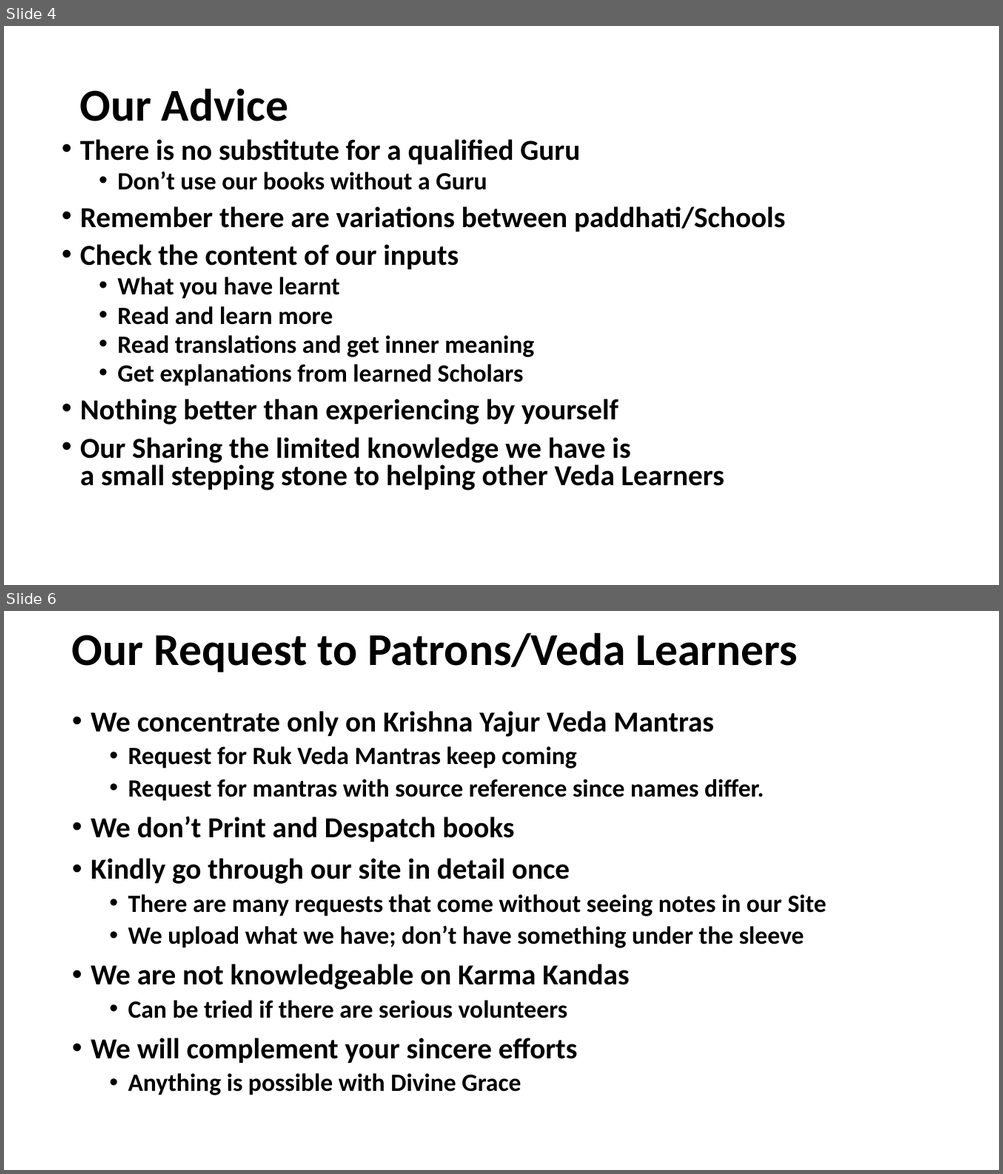
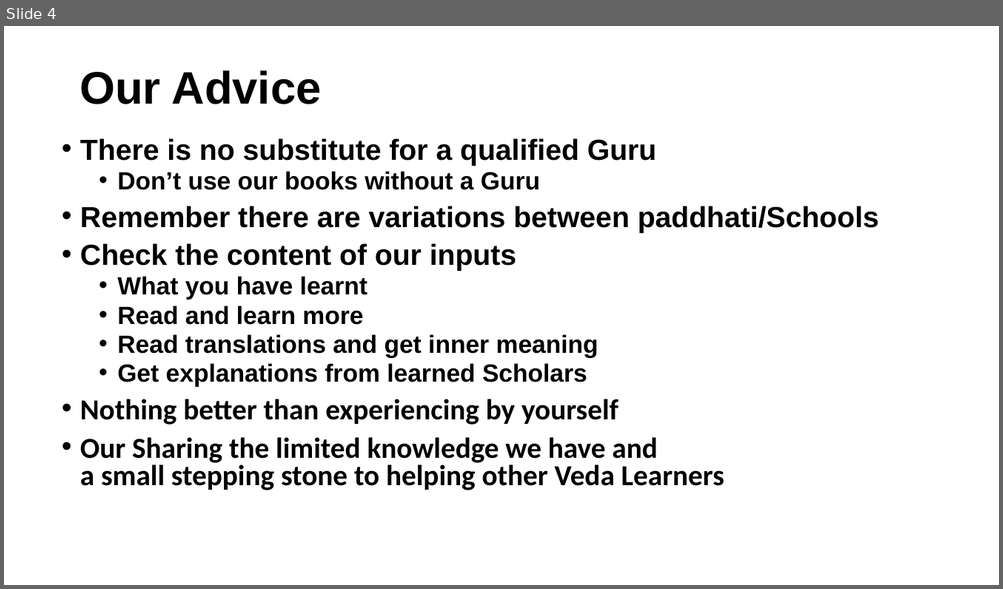
Before and after one commit to KYVeda/texts, a slide deck: Veda Lectures/Veda VMS Lectures Intro.pptx. Shown one above the other, each under a label of ours: slides 4 and 6 before the commit, slide 4 after it; the slides between them are not shown. The pictures are 1003x1174 and 1003x589 pixels, drawn with LibreOffice and Linux fonts; fonts in the diff are those of the drawing. Boxes give left, top, right and bottom in pixels: in the first picture for what was removed or moved away, otherwise in the second. Text is boxed around its words. In the diff, an @@ line names an element or a change of style, - is before the commit and + after.

Commit message:
TS 4.5 Template and other padam,kramam corr 28/01/2021

```diff
--- a/Veda Lectures/Veda VMS Lectures Intro.pptx
+++ b/Veda Lectures/Veda VMS Lectures Intro.pptx
@@ slide 6 removed at (4,611,999,1170), background #FFFFFF @@
@@ title removed at (72,632,798,672) @@
-Our Request to Patrons/Veda Learners
@@ text removed at (91,711,826,1096) @@
-• We concentrate only on Krishna Yajur Veda Mantras
-  • Request for Ruk Veda Mantras keep coming
-  • Request for mantras with source reference since names differ.
-• We don’t Print and Despatch books
-• Kindly go through our site in detail once
-  • There are many requests that come without seeing notes in our Site
-  • We upload what we have; don’t have something under the sleeve
-• We are not knowledgeable on Karma Kandas
-  • Can be tried if there are serious volunteers
-• We will complement your sincere efforts
-  • Anything is possible with Divine Grace
@@ slide 4 changed as well @@
@@ title "Our Advice" at (79,70,321,104): font Calibri to Arial @@
@@ text at (80,138,879,387): font Calibri to Arial in "There is no substitute for a qualified ...", "Don’t use our books without a Guru", "Remember there are variations between paddhati/Schools", "Check the content of our inputs" and 4 more places @@
@@ text at (80,437,724,491): text changed @@
-• Our Sharing the limited knowledge we have is
-  a small stepping stone to helping other Veda Learners
+• Our Sharing the limited knowledge we have and
+  a small stepping stone to helping other Veda Learners
```
Also in this commit, not shown: 5 other slides changed, 1 slide added, 2 other slides removed, 8 other files.
